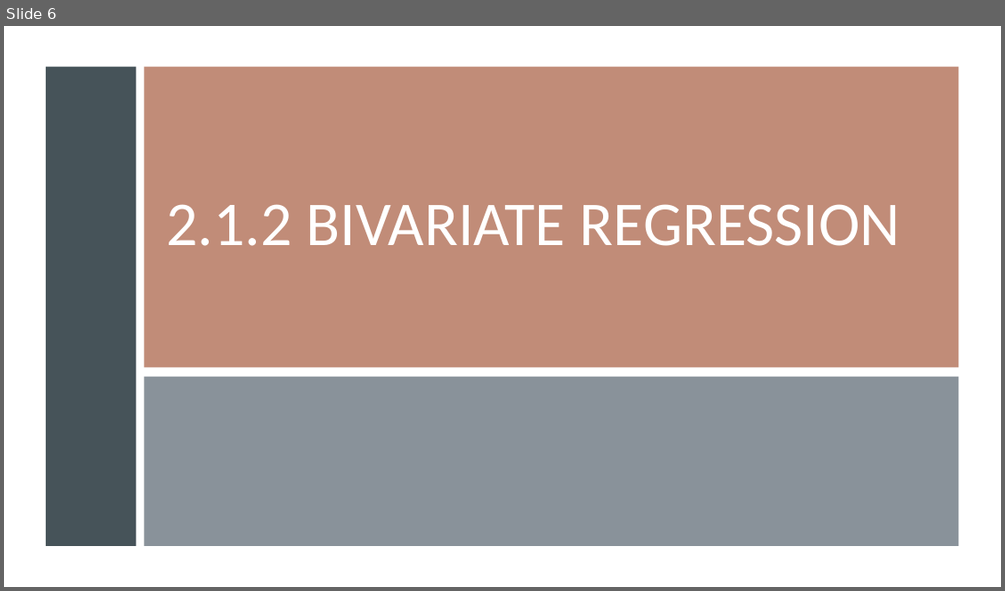
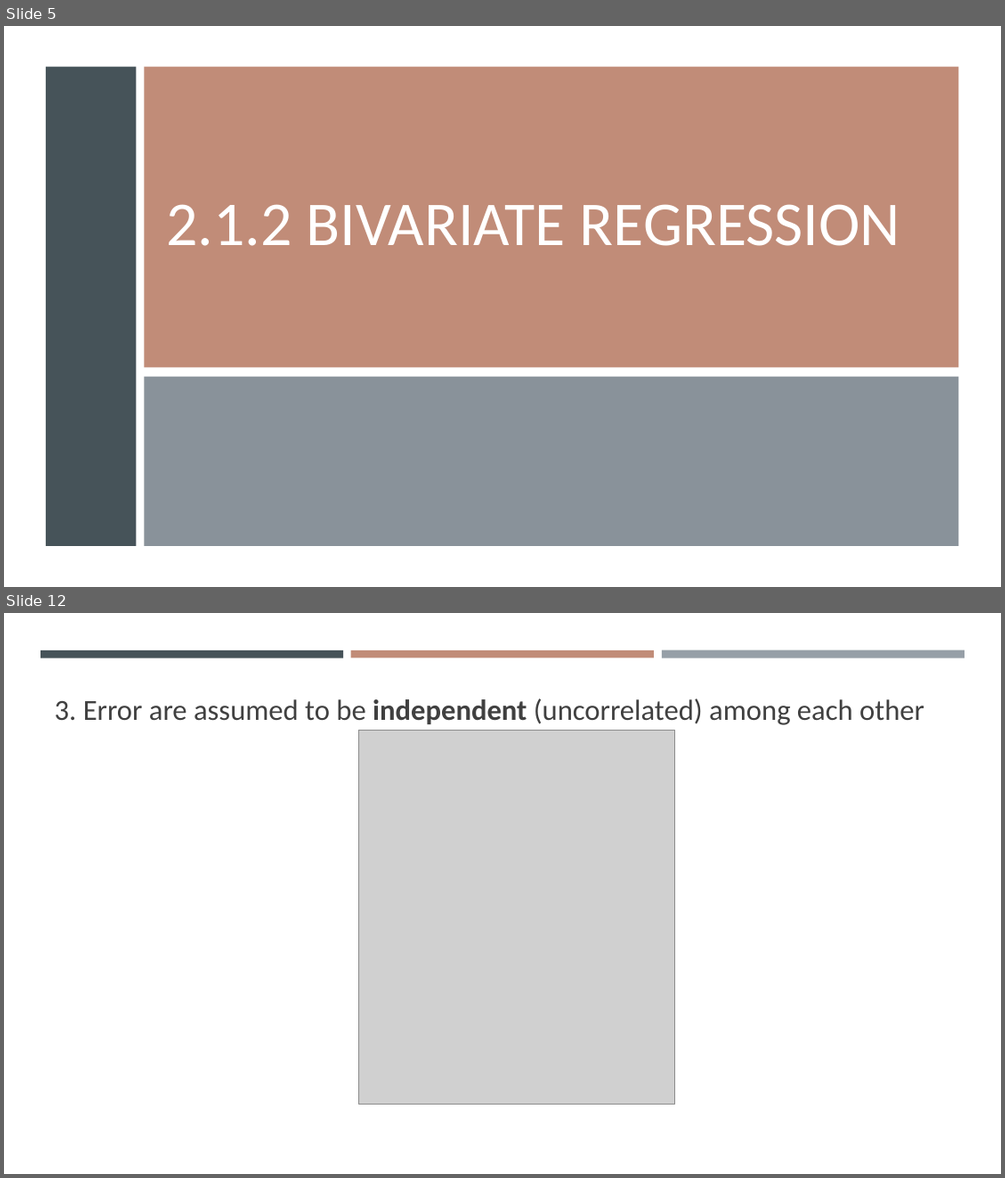
Before and after one commit to gisynw/geog-247, a slide deck: docs/Lectures/Week04/Week04_BivariateRegression.pptx. Shown one above the other, each under a label of ours: slide 6 before the commit, slides 5 and 12 after it; the slides between them are not shown. The pictures are 1005x591 and 1005x1178 pixels, drawn with LibreOffice and Linux fonts; fonts in the diff are those of the drawing; grey boxes stand for pictures. Boxes give left, top, right and bottom in pixels: in the first picture for what was removed or moved away, otherwise in the second. Text is boxed around its words. In the diff, an @@ line names an element or a change of style, - is before the commit and + after.

```diff
--- a/docs/Lectures/Week04/Week04_BivariateRegression.pptx
+++ b/docs/Lectures/Week04/Week04_BivariateRegression.pptx
@@ slide 12 added at bbox=[4, 613, 1001, 1174], background #FFFFFF @@
@@ rectangle added at bbox=[40, 650, 343, 657], fill #465359 @@
@@ rectangle added at bbox=[351, 650, 654, 657], fill #C18C78 @@
@@ rectangle added at bbox=[662, 650, 964, 658], fill #969FA7 @@
@@ text added at bbox=[55, 698, 924, 725], 28 pt, text #404040 @@
+3. Error are assumed to be independent (uncorrelated) among each other
@@ picture added at bbox=[359, 730, 675, 1104] @@
@@ what was slide 6 is now slide 5 @@
```
Also in this commit, not shown: 3 slides changed, 14 other slides added, 1 slide removed, 2 other files.
